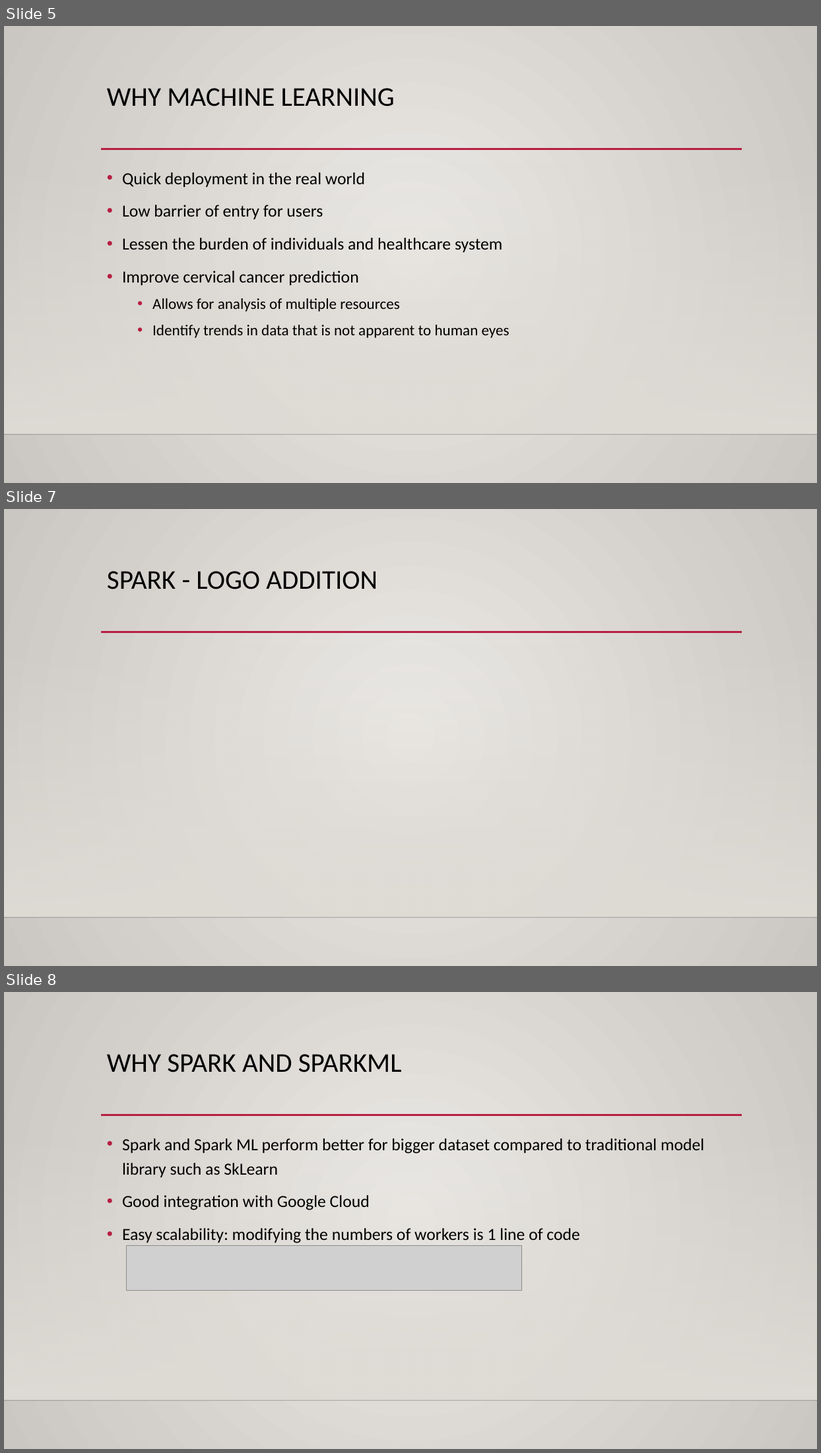
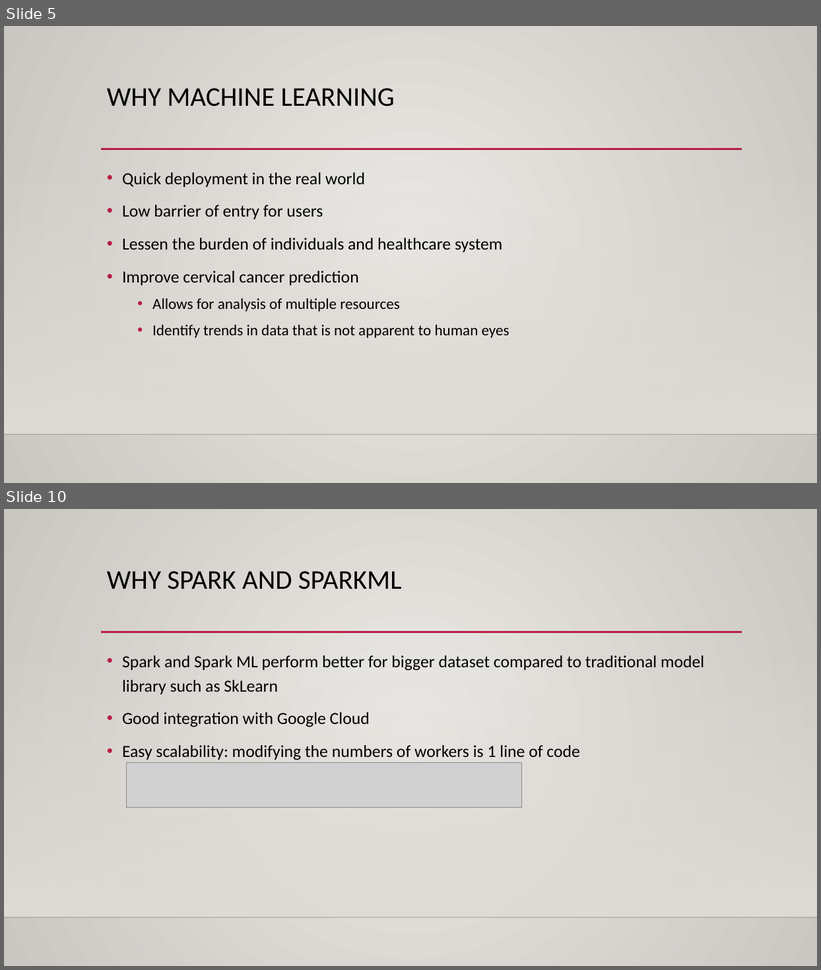
Before and after one commit to nhatthuan97/Qualifying_Repo, a slide deck: Presentation.pptx. Shown one above the other, each under a label of ours: slides 5, 7 and 8 before the commit, slides 5 and 10 after it; the slides between them are not shown. The pictures are 821x1453 and 821x970 pixels, drawn with LibreOffice and Linux fonts; fonts in the diff are those of the drawing; grey boxes stand for pictures; background and template pictures are left out. Boxes give left, top, right and bottom in pixels: in the first picture for what was removed or moved away, otherwise in the second. Text is boxed around its words. In the diff, an @@ line names an element or a change of style, - is before the commit and + after.

Commit message:
Fixing ppt, add mapreduce vs spark

```diff
--- a/Presentation.pptx
+++ b/Presentation.pptx
@@ slide 7 removed at (4, 509, 817, 966), background gradient #ECEAE7 to #CAC7C1; not listed: 3 template elements that a slide beside it also shows @@
@@ title removed at (107, 571, 378, 590) @@
-SPARK - LOGO ADDITION
@@ what was slide 8 is now slide 10 @@
```
Also in this commit, not shown: 1 slide changed, 3 slides added, 7 other files.
